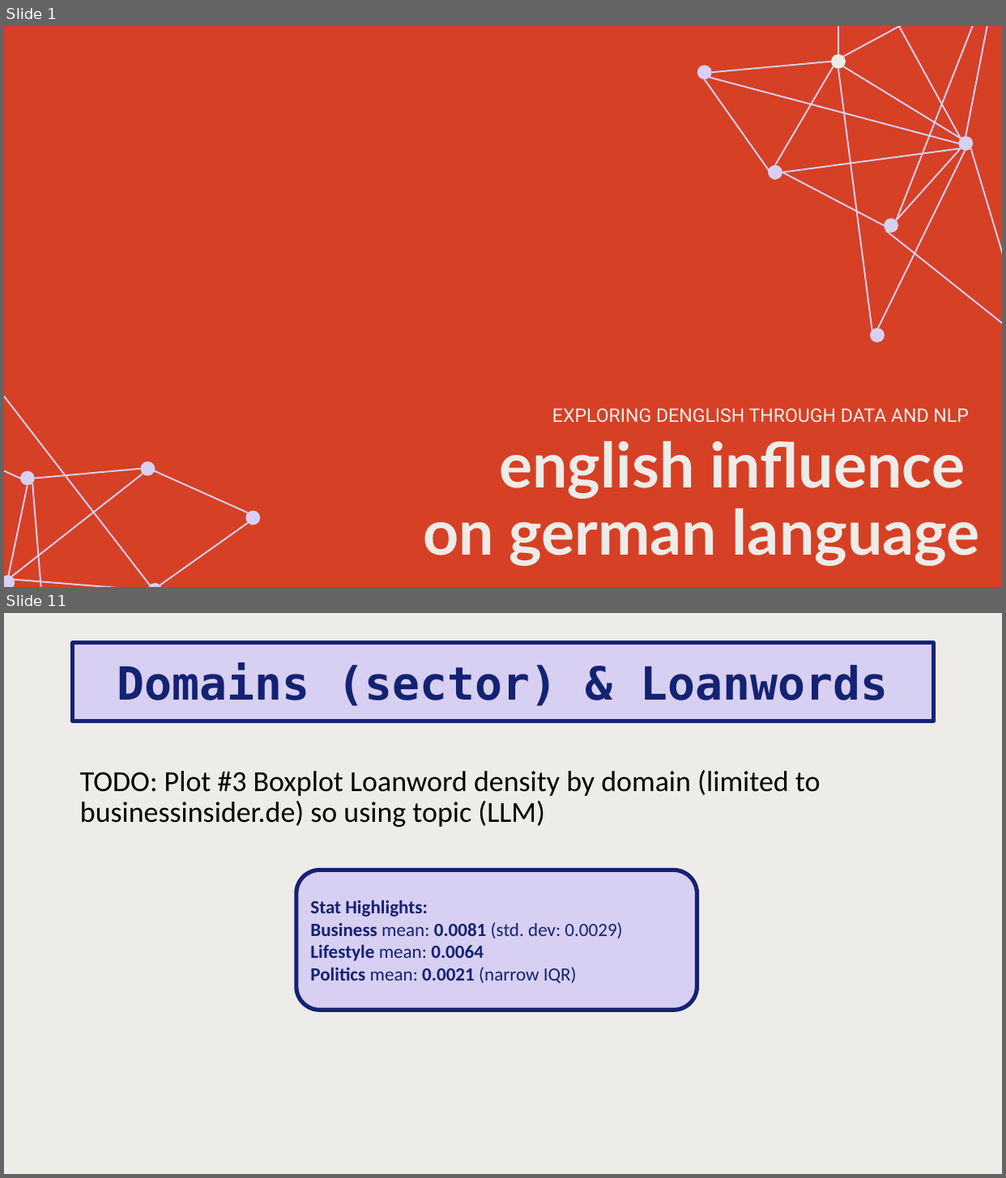
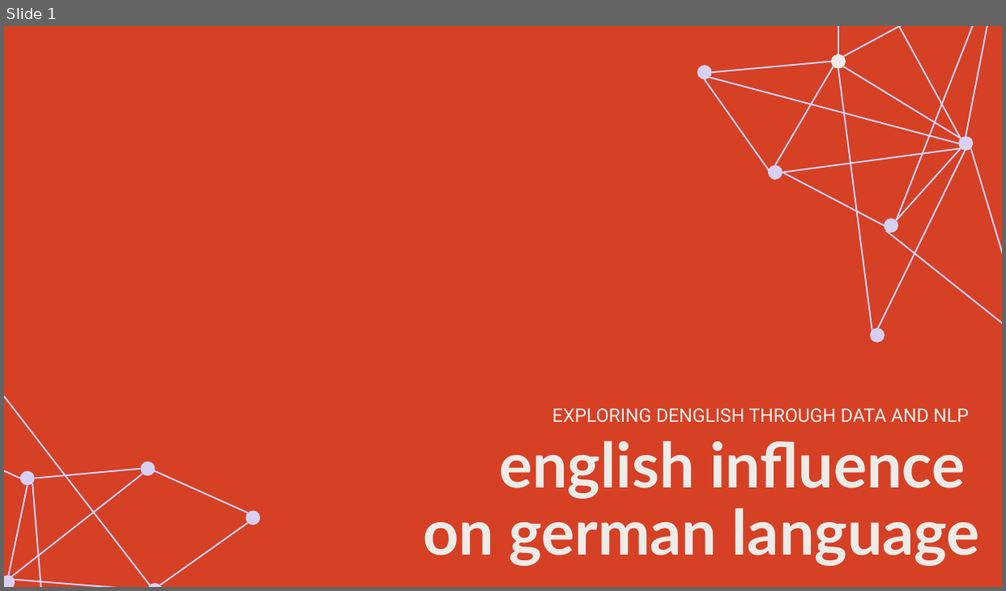
Before and after one commit to halfpintutopia/DA-deutsch-englisch-einfluss, a slide deck: DA_Final_Presentation.pptx. Shown one above the other, each under a label of ours: slides 1 and 11 before the commit, slide 1 after it; the slides between them are not shown. The pictures are 1006x1178 and 1006x591 pixels, drawn with LibreOffice and Linux fonts; fonts in the diff are those of the drawing. Boxes give left, top, right and bottom in pixels: in the first picture for what was removed or moved away, otherwise in the second. Text is boxed around its words. In the diff, an @@ line names an element or a change of style, - is before the commit and + after.

```diff
--- a/DA_Final_Presentation.pptx
+++ b/DA_Final_Presentation.pptx
@@ slide 11 removed at [4, 613, 1002, 1174], background #EEECE8 @@
@@ title removed at [73, 643, 934, 721] @@
-Domains (sector) & Loanwords
@@ text removed at [80, 770, 820, 827] @@
-TODO: Plot #3 Boxplot Loanword density by domain (limited to businessinsider.de) so using topic (LLM)
@@ rounded rectangle removed at [296, 871, 697, 1011] @@
-Stat Highlights:
-Business mean: 0.0081 (std. dev: 0.0029)
-Lifestyle mean: 0.0064
-Politics mean: 0.0021 (narrow IQR)
```
Also in this commit, not shown: 4 slides changed, 6 slides added, 6 other slides removed.
